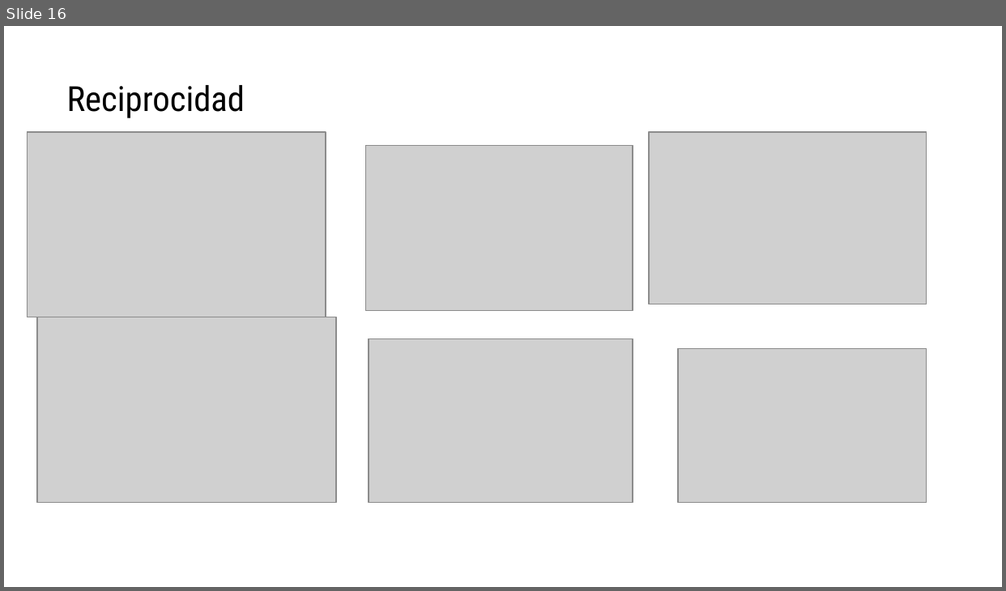
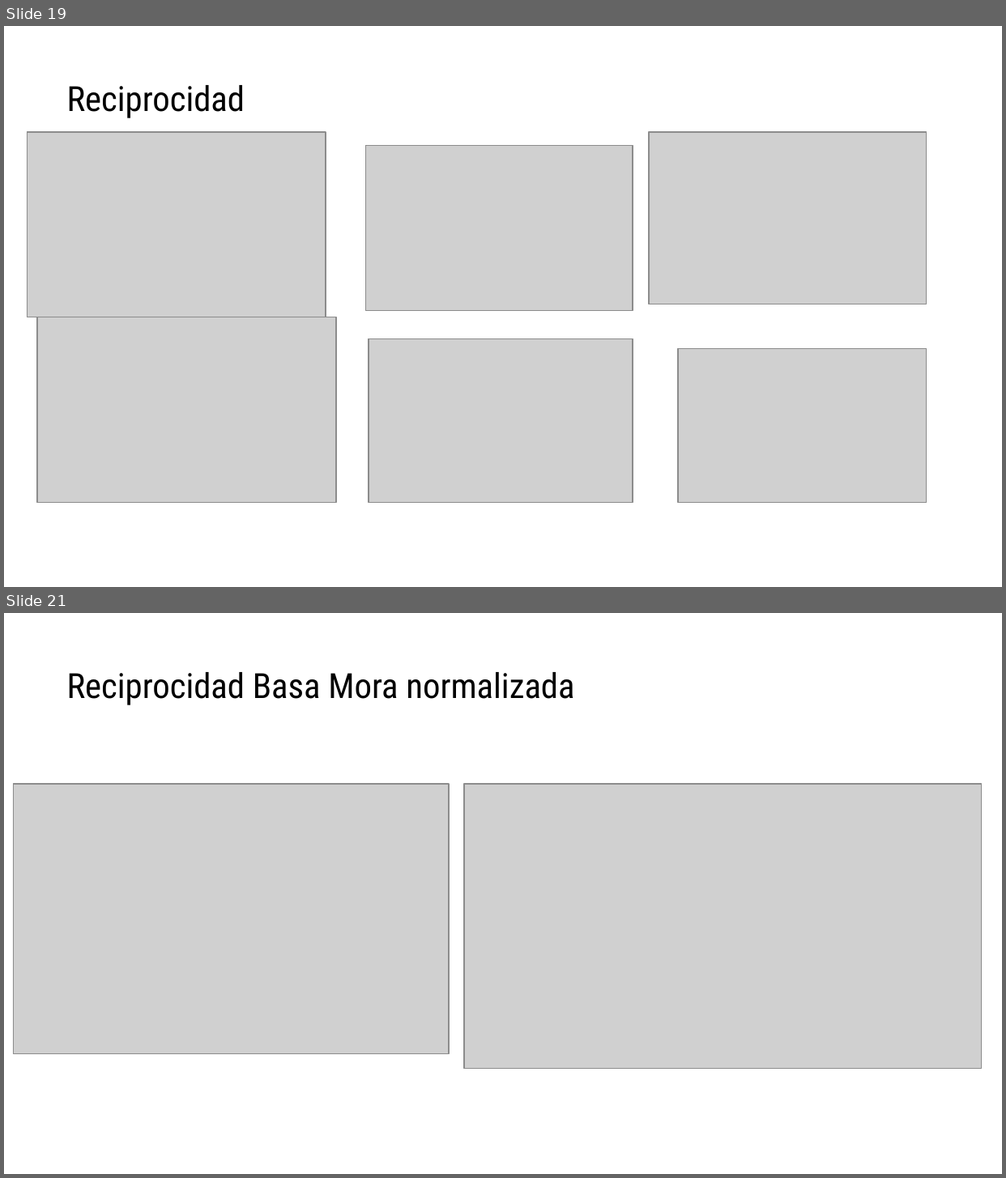
Before and after one commit to anacanoherranz/TFM, a slide deck: resumen TFM.pptx. Shown one above the other, each under a label of ours: slide 16 before the commit, slides 19 and 21 after it; the slides between them are not shown. The pictures are 1006x591 and 1006x1178 pixels, drawn with LibreOffice and Linux fonts; fonts in the diff are those of the drawing; grey boxes stand for pictures. Boxes give left, top, right and bottom in pixels: in the first picture for what was removed or moved away, otherwise in the second. Text is boxed around its words. In the diff, an @@ line names an element or a change of style, - is before the commit and + after.

```diff
--- a/resumen TFM.pptx
+++ b/resumen TFM.pptx
@@ slide 21 added at (x1=4, y1=613, x2=1002, y2=1174), background #FFFFFF @@
@@ title added at (x1=67, y1=672, x2=574, y2=705), 25 pt, text #000000 @@
+Reciprocidad Basa Mora normalizada
@@ picture added at (x1=13, y1=784, x2=448, y2=1054) @@
@@ picture added at (x1=464, y1=784, x2=981, y2=1069) @@
@@ what was slide 16 is now slide 19 @@
```
Also in this commit, not shown: 2 slides changed, 6 other slides added, 7 other files.
